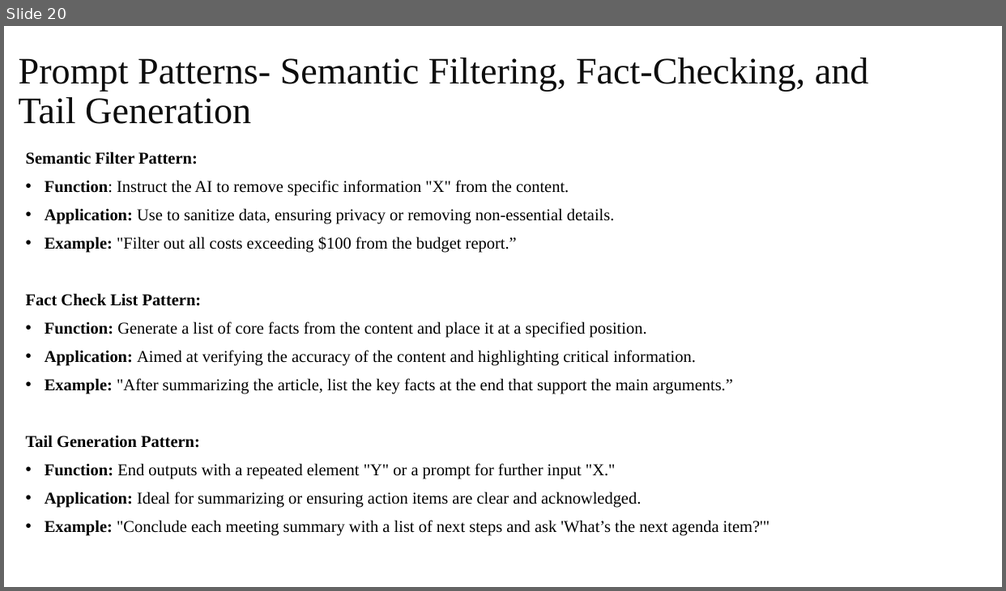
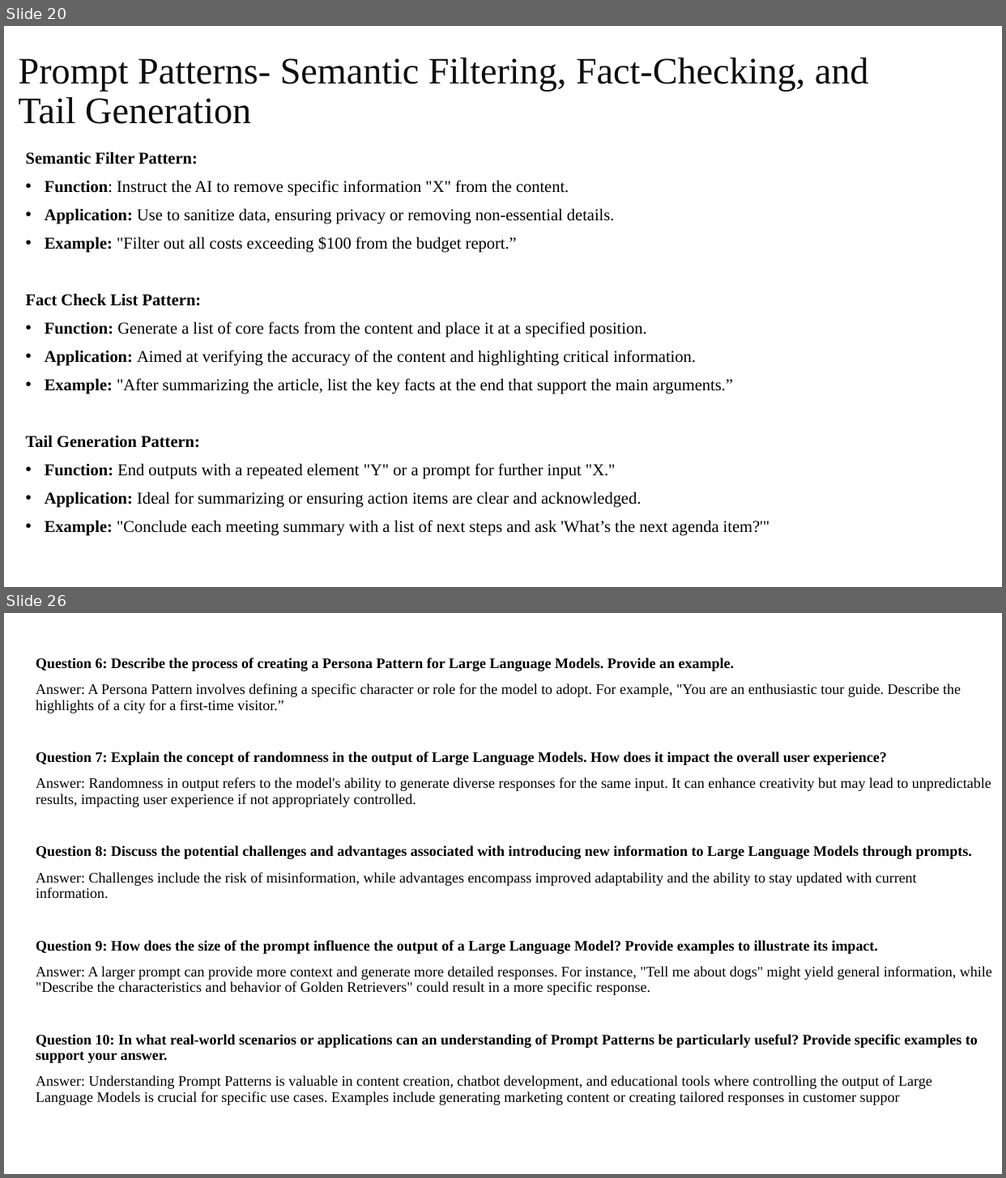
Before and after one commit to Humanitariansai/OPT, a slide deck: PROMPT_ENGINEERING_AND_AI/LLM-Intro_Prompting-SlideDecks_Videos_Quizzes/Introduction to LLMs and Prompting_Module1.pptx. Shown one above the other, each under a label of ours: slide 20 before the commit, slides 20 and 26 after it; the slides between them are not shown. The pictures are 1006x591 and 1006x1178 pixels, drawn with LibreOffice and Linux fonts; fonts in the diff are those of the drawing. Boxes give left, top, right and bottom in pixels: in the first picture for what was removed or moved away, otherwise in the second. Text is boxed around its words. In the diff, an @@ line names an element or a change of style, - is before the commit and + after.

```diff
--- a/PROMPT_ENGINEERING_AND_AI/LLM-Intro_Prompting-SlideDecks_Videos_Quizzes/Introduction to LLMs and Prompting_Module1.pptx
+++ b/PROMPT_ENGINEERING_AND_AI/LLM-Intro_Prompting-SlideDecks_Videos_Quizzes/Introduction to LLMs and Prompting_Module1.pptx
@@ slide 26 added at (4, 613, 1002, 1174), background #FFFFFF @@
@@ text added at (36, 658, 992, 1105), 14 pt, text #000000 @@
+Question 6: Describe the process of creating a Persona Pattern for Large Language Models. Provide an example.
+Answer: A Persona Pattern involves defining a specific character or role for the model to adopt. For example, "You are an enthusiastic tour guide. Describe the highlights of a city for a first-time visitor.”
+Question 7: Explain the concept of randomness in the output of Large Language Models. How does it impact the overall user experience?
+Answer: Randomness in output refers to the model's ability to generate diverse responses for the same input. It can enhance creativity but may lead to unpredictable results, impacting user experience if not appropriately controlled.
+Question 8: Discuss the potential challenges and advantages associated with introducing new information to Large Language Models through prompts.
+Answer: Challenges include the risk of misinformation, while advantages encompass improved adaptability and the ability to stay updated with current information.
+Question 9: How does the size of the prompt influence the output of a Large Language Model? Provide examples to illustrate its impact.
+Answer: A larger prompt can provide more context and generate more detailed responses. For instance, "Tell me about dogs" might yield general information, while "Describe the characteristics and behavior of Golden Retrievers" could result in a more specific response.
+Question 10: In what real-world scenarios or applications can an understanding of Prompt Patterns be particularly useful? Provide specific examples to support your answer.
+Answer: Understanding Prompt Patterns is valuable in content creation, chatbot development, and educational tools where controlling the output of Large Language Models is crucial for specific use cases. Examples include generating marketing content or creating tailored responses in customer suppor
```
Also in this commit, not shown: 11 slides changed, 6 other slides added, 4 slides removed.
